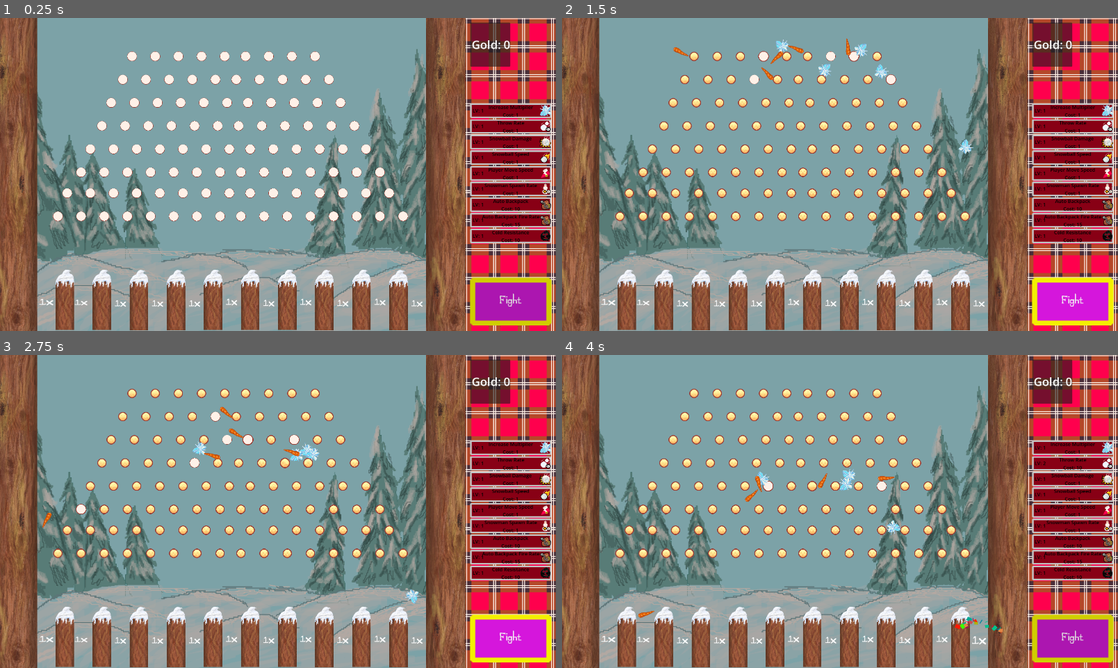
Above: before the commit, frames 1-4 (two rows, left to right).
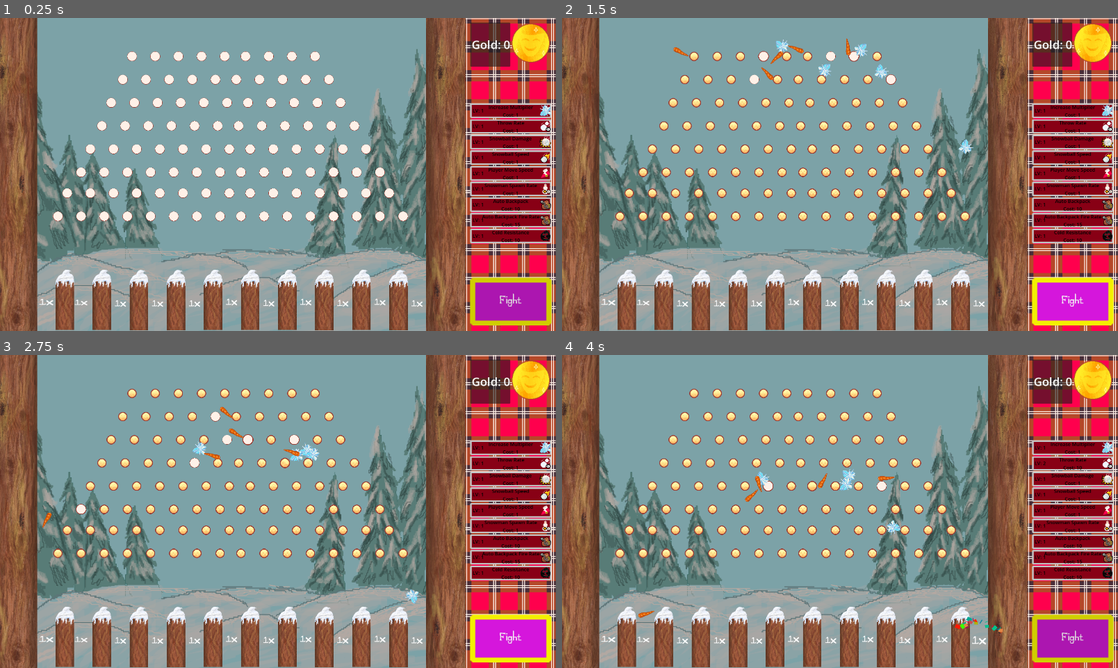
Above: after the commit, the same moments.

Repository: Parker-Vetter/snow-man-brawl
Game: Godot game, scene res://PeggleDrop/PeggleDrop.tscn
Two runs of this game, one before a commit and one after it. Both use one fixed random seed, a clock stepped at 60 frames per second and the inputs below. This scene is started directly instead of the project's main scene. The engine's default icon, where the game draws it, is replaced by a stand-in: a white triangle on a blue panel in a dark square.
Inputs (mouse positions are in pixels of both pictures, inside the frame that each line leads up to):
- Up to frame 1 (0.25 s): no input
- Up to frame 2 (1.5 s): click "Fight" at 0.5 s; click "Fight" at 1.25 s
- Up to frame 3 (2.75 s): click "Fight" at 2 s
- Up to frame 4 (4 s): move the mouse to (606, 639) at 2.77 s; hold Space (Shoot) 2.78-3.5 s; click (606, 639) at 2.92 s; click "Throw Rate Cost: 1" at 3.5 s

The runs differ from the first frame. In frame 1, 0.7% of the frame differs, in the area x 92-99%, y 1-15%; in frame 2, 0.7%; in frame 3, 0.7%; in frame 4, 0.7%.
Error in both runs: Out of bounds get index '0' (on base: 'Array[Node]') (res://PeggleDrop/UI/ui_fight.gd:8)

Commit message:
Added coin sprite

Diff:
--- a/PeggleDrop/PeggleDrop.tscn
+++ b/PeggleDrop/PeggleDrop.tscn
@@ -29,6 +29,7 @@
 [ext_resource type="Texture2D" uid="uid://dthlu0ht7gccm" path="res://PeggleDrop/UI/Box4TextFocus_Good.png" id="15_ybabm"]
 [ext_resource type="AudioStream" uid="uid://bkypcaso3e18g" path="res://PeggleDrop/Confetti/rewardsound.ogg" id="16_soheg"]
 [ext_resource type="Texture2D" uid="uid://dytc12jcn7ol7" path="res://zacks sprites/upgrades/snowball_dmg.png" id="16_ubeq8"]
+[ext_resource type="Texture2D" uid="uid://bef5febt0bmm2" path="res://PeggleDrop/UI/coin.png" id="16_w1oa5"]
 [ext_resource type="Texture2D" uid="uid://d0g8u5colu1gc" path="res://zacks sprites/upgrades/snowball_spd.png" id="17_4v74s"]
 [ext_resource type="Theme" uid="uid://ciah220jcbjjf" path="res://MainGame/Resources/ShopButtons.tres" id="17_gbixe"]
 [ext_resource type="Texture2D" uid="uid://bf0x8wk4pxhdl" path="res://zacks sprites/upgrades/player_move_spd.png" id="18_ybabm"]
@@ -882,6 +883,12 @@
 size_flags_horizontal = 3
 theme_override_styles/panel = SubResource("StyleBoxEmpty_pgt64")
 
+[node name="Sprite2D" type="Sprite2D" parent="CanvasLayer/MainUI/Control/Panel/HBoxContainer/Panel" unique_id=1932958152]
+position = Vector2(67, 70.5)
+scale = Vector2(1.375, 1.40625)
+texture = ExtResource("16_w1oa5")
+hframes = 5
+
 [node name="ScrollContainer" type="ScrollContainer" parent="CanvasLayer/MainUI/Control" unique_id=1749986874]
 layout_mode = 0
 offset_left = 16.0
